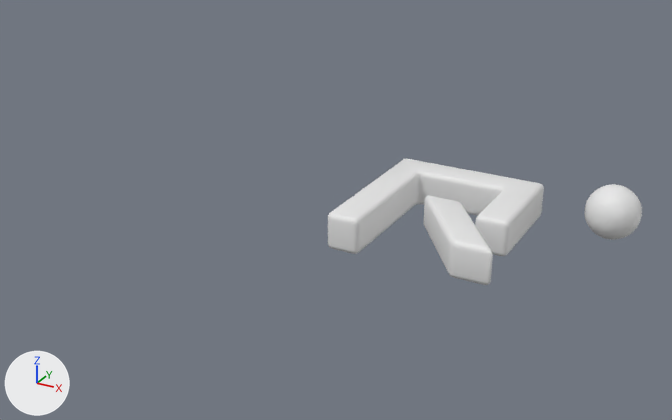
One commit to the glTF model reconers_logo.glb: the scene before it, then after it.
Before and after are seen from a camera (50 mm lens) standing at (8.49, -10.06, 5.17) and looking at (2.84, 0.23, 0.02). Lighting does not change. The marker at lower left points along +X, +Y and +Z. Where no turn or scale is listed for an object, it has been applied to the vertices. Vertices at the same position are counted once.

The scene before the commit, as lines of its bpy script (objects in view):
```python
me_icosphere = bpy.data.meshes.new('Icosphere')
me_icosphere.from_pydata(...)  # 1442 vertices, 2872 faces; spans x -2.39..0.96, y -1.9..0.77, z -0.36..0.36
ob_icosphere = bpy.data.objects.new('Icosphere', me_icosphere)
ob_icosphere.location = (5.69, 1.02, 0.26)
```
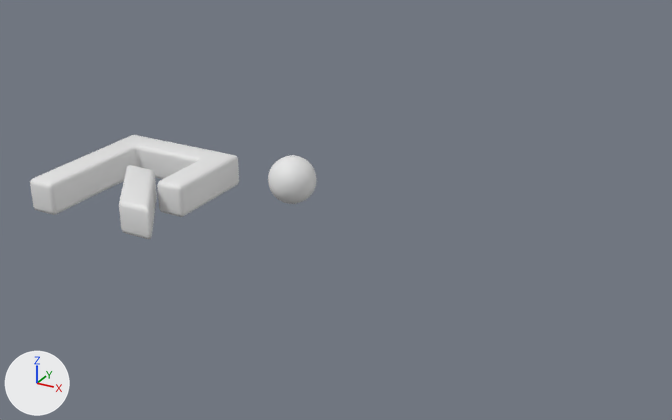
Boxes (x1, y1, x2, y2) around the edits, measured in the pictures (672 x 420 px; the box of a moved part takes in the faces that stretch with it):
```json
{"object": "Icosphere", "change": "reshaped, moved", "before": [328, 158, 642, 285], "after": [30, 135, 316, 239], "on screen": "9% narrower, 18% shorter"}
{"part": 1, "of": "me_icosphere", "change": "moved or reshaped", "before": [328, 158, 544, 256], "after": [30, 135, 239, 217]}
{"part": 2, "of": "me_icosphere", "change": "moved or reshaped", "before": [424, 196, 493, 285], "after": [119, 165, 157, 239]}
{"part": 3, "of": "me_icosphere", "change": "added", "after": [268, 155, 316, 204]}
{"part": 4, "of": "me_icosphere", "change": "deleted", "before": [584, 184, 642, 240]}
```

Edits to the scene script, one JSON object a line:
```json
{"block": "me_icosphere", "where": "# used by ob_icosphere; location = (5.69, 1.02, 0.26)"}
{"op": "remove", "block": "me_icosphere", "code": "me_icosphere.from_pydata(...)  # 1442 vertices, 2872 faces; spans x -2.39..0.96, y -1.9..0.77, z -0.36..0.36"}
{"op": "add", "block": "me_icosphere", "code": "me_icosphere.from_pydata(...)  # 4322 vertices, 8632 faces; spans x -1.29..2.07, y -1.37..1.29, z -0.36..0.37"}
{"block": "me_icosphere", "change": "me_icosphere part 1: the loose piece of 328 vertices spanning x -2.39..-0.31, y -1.9..0.39, z -0.25..0.24 is moved by (1.11, 0.52, 0.0)"}
{"block": "me_icosphere", "change": "me_icosphere part 2: the loose piece of 152 vertices spanning x -1.57..-0.23, y -1.89..-0.7, z -0.25..0.24 is moved by (1.11, 0.52, 0.0)"}
{"block": "me_icosphere", "change": "me_icosphere part 3: a new loose piece of 3842 vertices spanning x 1.35..2.07, y 0.57..1.29, z -0.36..0.37"}
{"block": "me_icosphere", "change": "me_icosphere part 4: the loose piece of 962 vertices spanning x 0.24..0.96, y 0.05..0.77, z -0.36..0.36 is deleted"}
{"op": "set", "path": "ob_icosphere.location", "old": "(5.69, 1.02, 0.26)", "new": "(0.0, 0.0, 0.0)"}
```
